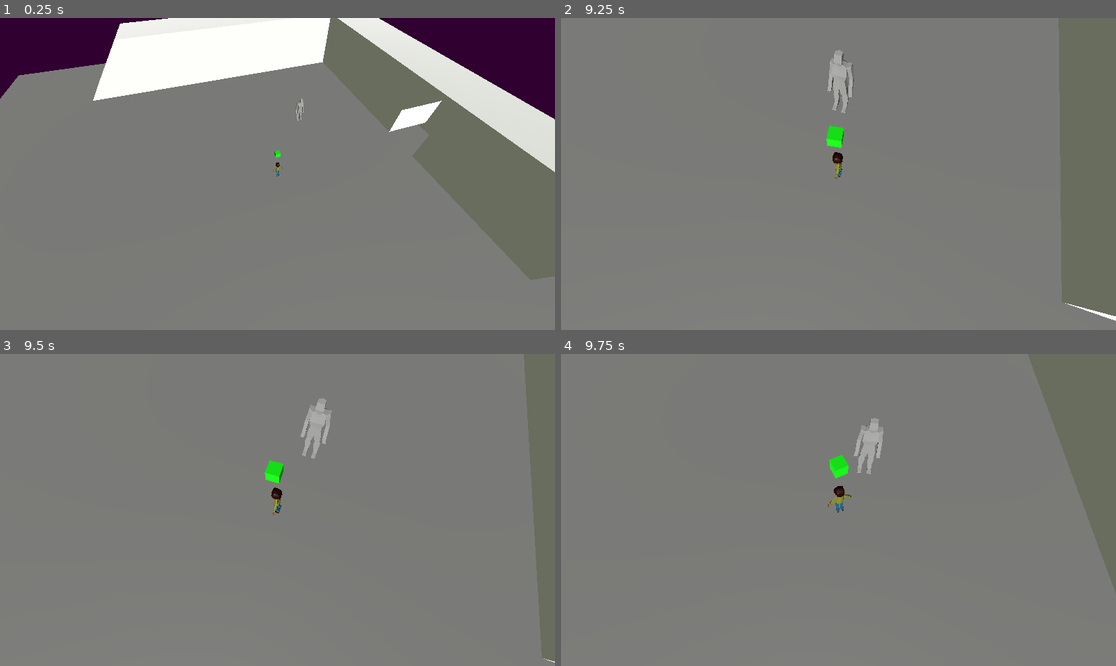
Above: before the commit, frames 1-4 (two rows, left to right).
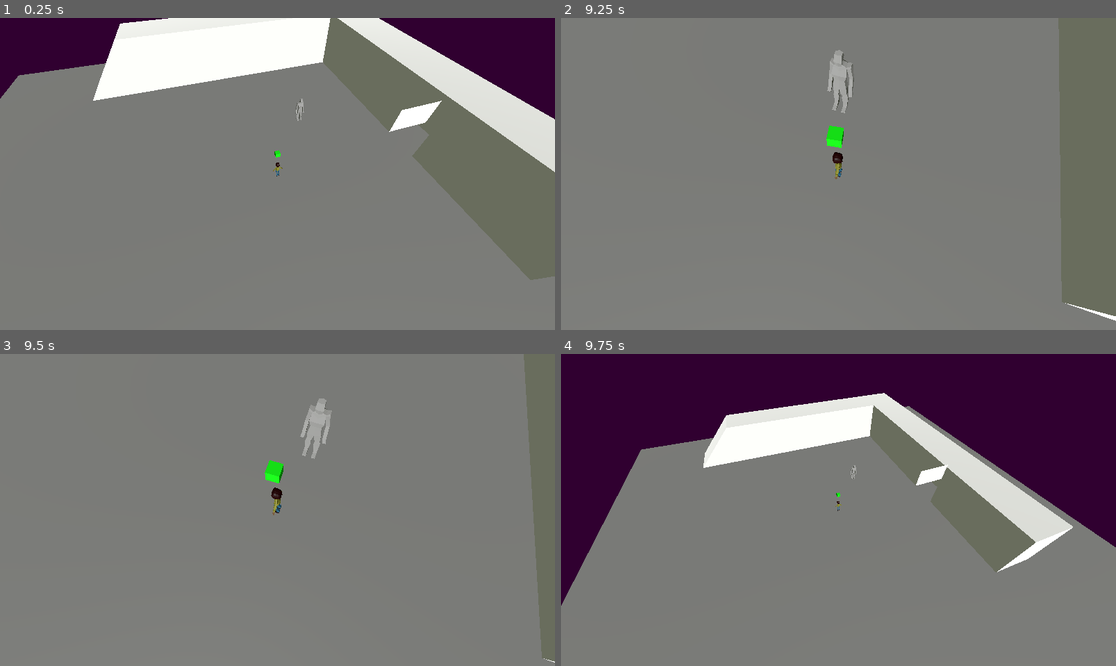
Above: after the commit, the same moments.

Repository: FellowshipOfTheGame/Hotel-Ponte-Negra
Game: Godot game, scene res://scenes/base.tscn
Two runs of this game, one before a commit and one after it. Both use one fixed random seed, a clock stepped at 60 frames per second and the inputs below.
Inputs (mouse positions are in pixels of both pictures, inside the frame that each line leads up to):
- Up to frame 1 (0.25 s): no input
- Up to frame 2 (9.25 s): tap Enter at 0.5 s; move the mouse to (810, 236) at 0.52 s; hold E (interacao) 0.53-1.28 s; hold Up (movimento_frente) 0.53-2.03 s; move the mouse to (1005, 220) at 1.27 s; tap Ctrl at 1.35, 5.85 s; move the mouse to (672, 127) at 2.02 s; hold Left (movimento_esquerda) 2.03-3.53 s; tap Z every 2.25 s from 2.1 to 8.85 s; move the mouse to (866, 174) at 2.77 s; tap E (interacao) at 2.85, 7.35 s; tap Space at 3.5 s; move the mouse to (755, 96) at 3.52 s; hold Down (movimento_tras) 3.53-4.28 s; hold Ctrl 3.53-4.28 s; move the mouse to (960, 158) at 4.27 s; hold Right (movimento_direita) 4.28-5.03 s; move the mouse to (727, 189) at 5.02 s; hold Up (movimento_frente) 5.03-5.78 s; hold E (interacao) 5.03-5.78 s; move the mouse to (894, 105) at 5.77 s; hold Right (movimento_direita) 5.78-8.03 s; move the mouse to (810, 236) at 6.52 s; move the mouse to (1005, 220) at 7.27 s; move the mouse to (672, 127) at 8.02 s; hold Down (movimento_tras) 8.03-8.78 s; hold Ctrl 8.03-8.78 s; move the mouse to (866, 174) at 8.77 s; hold Left (movimento_esquerda) from 8.78 s (still down)
- Up to frame 3 (9.5 s): keep holding Left (movimento_esquerda)
- Up to frame 4 (9.75 s): move the mouse to (755, 432) at 9.52 s; release Left (movimento_esquerda) at 9.53 s; hold Up (movimento_frente) from 9.53 s (still down); hold E (interacao) from 9.53 s (still down)

Frames 1-3 are identical in both runs. In frame 4, 45% of the frame differs, in the area x 0-100%, y 0-81%.

Commit message:
Configurei o inimigo

Diff:
--- a/scenes/characters/enemies/enemy.tscn
+++ b/scenes/characters/enemies/enemy.tscn
@@ -27,7 +27,6 @@
 
 [node name="ActionComponent" parent="." instance=ExtResource("3_nwhyh")]
 transform = Transform3D(1, 0, 0, 0, 1, 0, 0, 0, 1, 0, 0.5465478, 1.0988836)
-visible = false
 
 [node name="VisionArea" type="Area3D" parent="."]
 transform = Transform3D(1, 0, 0, 0, 1, 0, 0, 0, 1, 0, 1.1202852, 0)
@@ -39,7 +38,7 @@
 
 [node name="StateMachine" type="Node" parent="." node_paths=PackedStringArray("initial_state")]
 script = ExtResource("4_qj54i")
-initial_state = NodePath("RoamingState")
+initial_state = NodePath("ChasingState")
 metadata/_custom_type_script = "uid://bec2av6d5j3lu"
 
 [node name="RoamingState" type="Node" parent="StateMachine"]
@@ -48,6 +47,7 @@
 
 [node name="ChasingState" type="Node" parent="StateMachine"]
 script = ExtResource("5_ihb4b")
+speed = 3.0
 metadata/_custom_type_script = "uid://dmg3j7vmg73y5"
 
 [connection signal="body_entered" from="VisionArea" to="." method="_on_vision_area_body_entered"]
--- a/scenes/components/actionComponent.tscn
+++ b/scenes/components/actionComponent.tscn
@@ -6,3 +6,4 @@
 transform = Transform3D(1, 0, 0, 0, 1, 0, 0, 0, 1, 0, 0.5465478, 0)
 shape = SubResource("BoxShape3D_lx6e5")
 target_position = Vector3(0, 0, 0)
+collision_mask = 3
--- a/scripts/enemies/enemy.gd
+++ b/scripts/enemies/enemy.gd
@@ -18,7 +18,7 @@
 		can_see_player = false
 
 func _physics_process(delta: float) -> void:
-	_update_vision_status()
+	#_update_vision_status()
 	isPlayerClose()
 
 	if can_attack:
@@ -67,6 +67,9 @@
 
 func attack(target):
 	print("Inimigo detectou ", target.name, " com um BOXCAST e atacou!")
+	if target.is_in_group("Player"):
+		get_tree().reload_current_scene()
+		return
 	can_attack = false
 	await get_tree().create_timer(attack_cooldown).timeout
 	can_attack = true
Not shown, changed: scenes/demo.tscn
